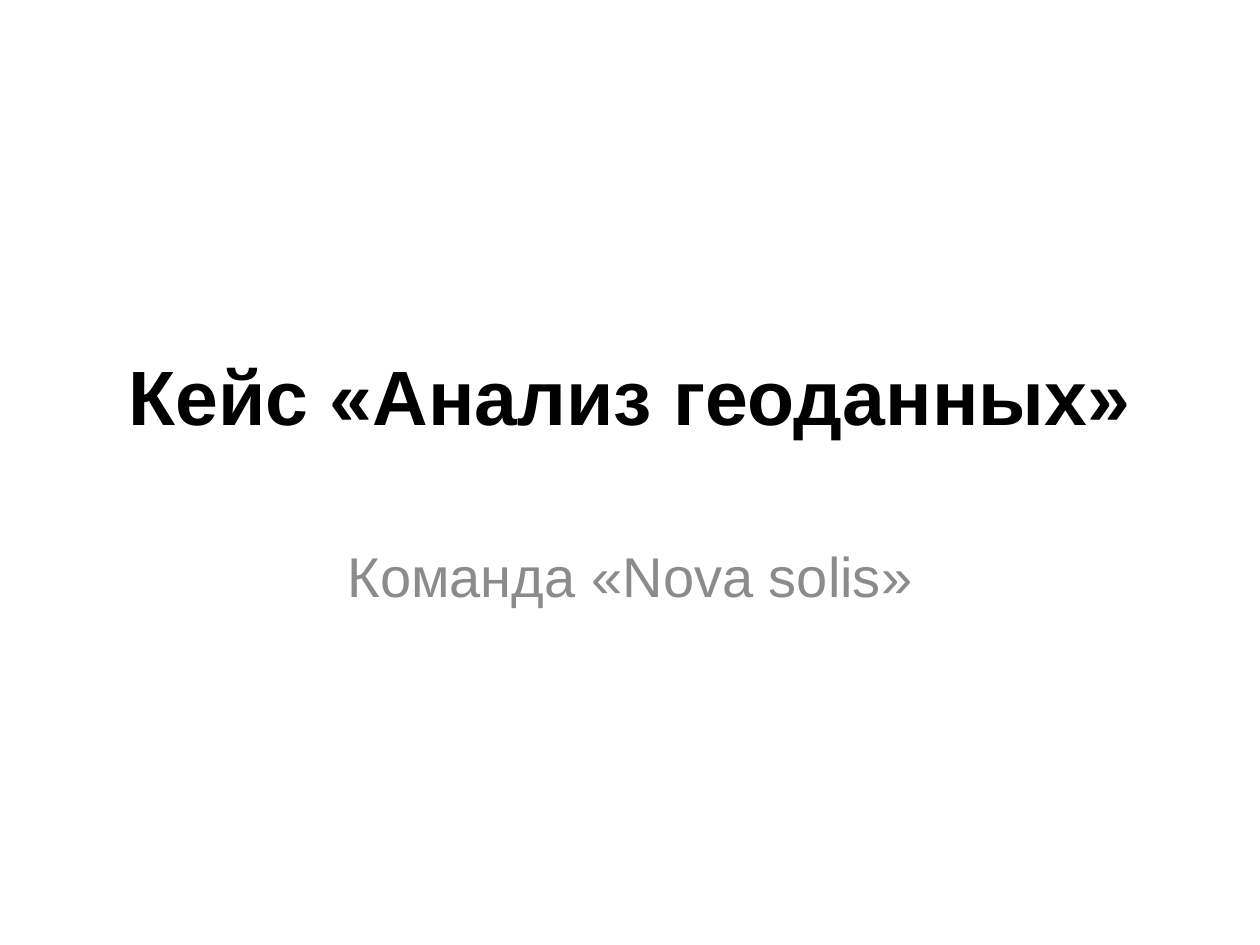
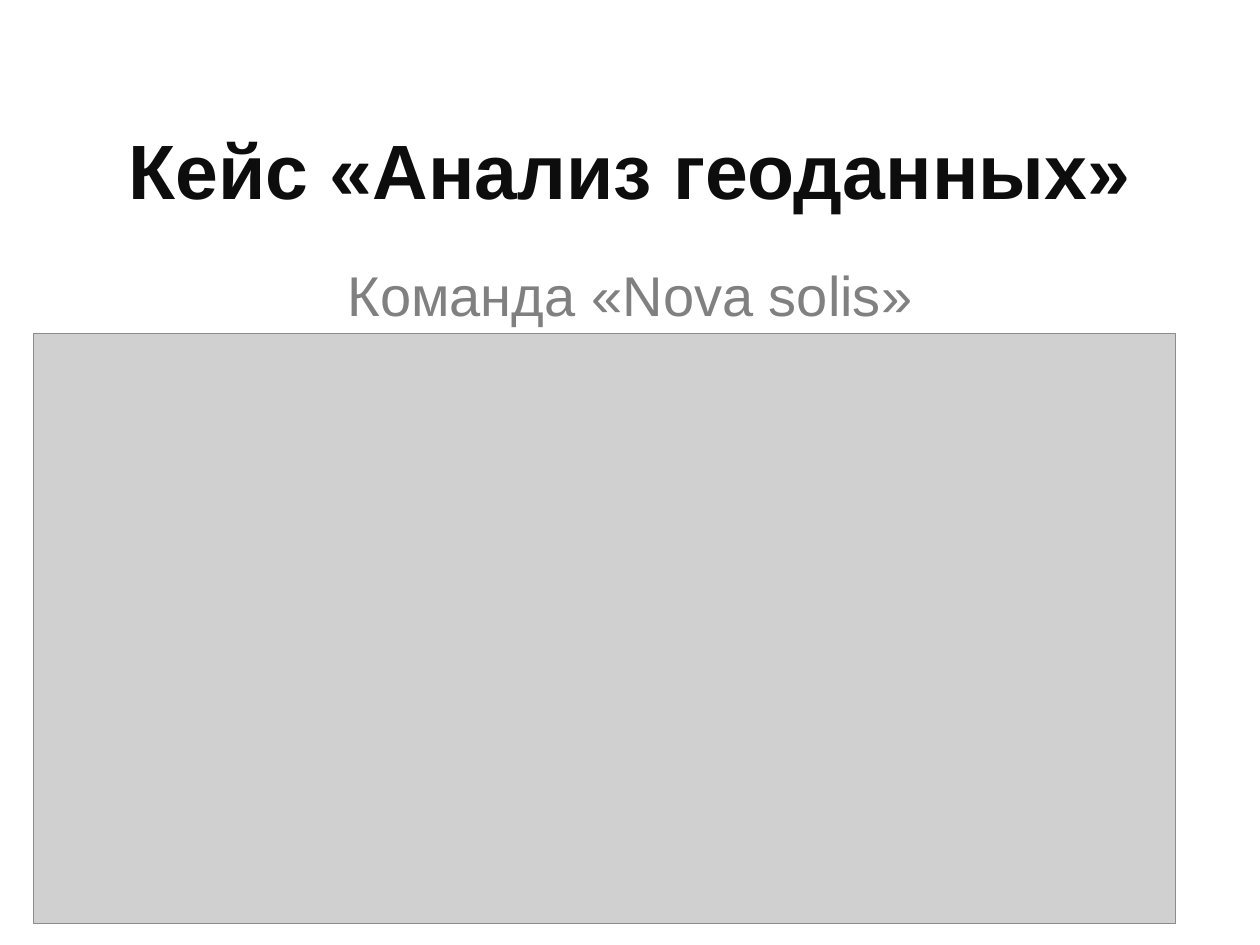
Before and after one commit to novaesolis/address-normalizer, a slide deck: slide 1 of presentation/Nova solis.pptx. Drawn at 1260x945 pixels with LibreOffice and Linux fonts; fonts in the diff are those of the drawing; grey boxes stand for pictures. Boxes give left, top, right and bottom in pixels: in the first picture for what was removed or moved away, otherwise in the second. Text is boxed around its words. In the diff, an @@ line names an element or a change of style, - is before the commit and + after.

```diff
--- a/presentation/Nova solis.pptx
+++ b/presentation/Nova solis.pptx
@@ title "Кейс «Анализ геоданных»": place and size @@
-title "Кейс «Анализ геоданных»" at box(128, 367, 1130, 440)
+title "Кейс «Анализ геоданных»" at box(128, 141, 1130, 213)
@@ title "Кейс «Анализ геоданных»" at box(128, 141, 1130, 213): text colour #000000 to #0D0D0D @@
@@ subtitle "Команда «Nova solis»": place and size @@
-subtitle "Команда «Nova solis»" at box(347, 556, 913, 608)
+subtitle "Команда «Nova solis»" at box(347, 275, 913, 327)
@@ subtitle "Команда «Nova solis»" at box(347, 275, 913, 327): text colour #8C8C8C to #808080 @@
@@ picture added at box(34, 334, 1176, 924) @@
```
Also in this commit, not shown: 2 other slides changed, 1 other file.
